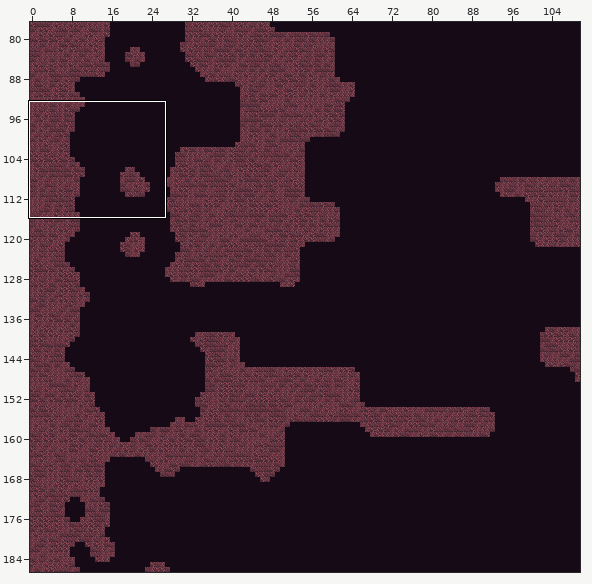
Two versions of a level (Tiled map, android/assets/maps/level1.tmx). The picture above shows the old version from afar; the outline marks the close-up.
Close-up. Before the edit:
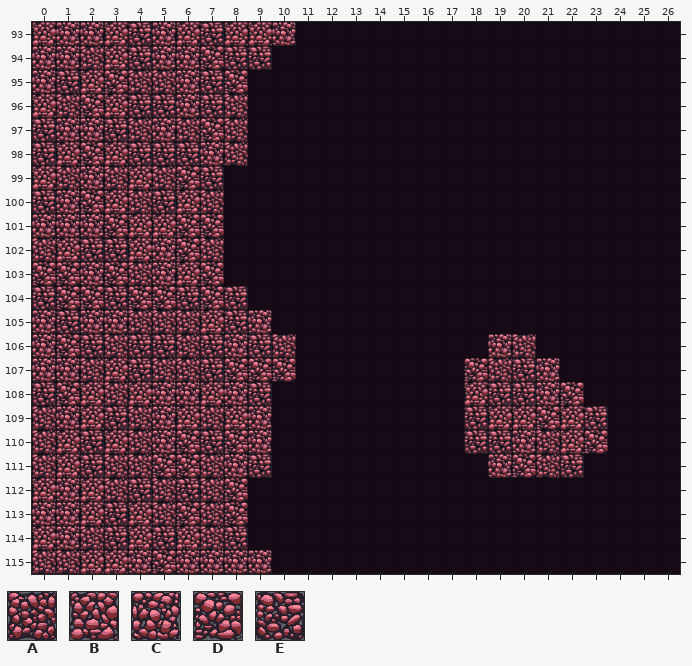
Cells are 64x64 px. Shown: x 0..26, y 93..115. The commit also changed other parts of the map, which this record leaves out.
Key: from "tileMapGutter": A 5, B 6, C 7, D 8, E 9.
_ is an empty cell.
Layers that did not change in this view are not listed.
Layer "terrain" before, first column x 0:
 93 BCCBECBEBBC________________
 94 CCABECCDEE_________________
 95 CEBDAACED__________________
 96 BADBEECEA__________________
 97 ECCEACADA__________________
 98 EBDBEEECA__________________
 99 BACABADE___________________
100 ECDBAEBA___________________
101 CCCDBBDD___________________
102 ABEEBCDA___________________
103 DDCDACBD___________________
104 EDDEDDEDE__________________
105 CECCAAABEC_________________
106 CDEAEEAECEA________CA______
107 CCABEAAEDDD_______DAEC_____
108 EDBABCCBCE________BEECD____
109 ACBEACBABC________EBBDBE___
110 ABEBACDEDC________EECABD___
111 ABEAADDACE_________CDAE____
112 BCBAEAEAD__________________
113 CCBEBADAD__________________
114 BCAEBEBAE__________________
115 AABBCDCCCC_________________
The same view after the edit:
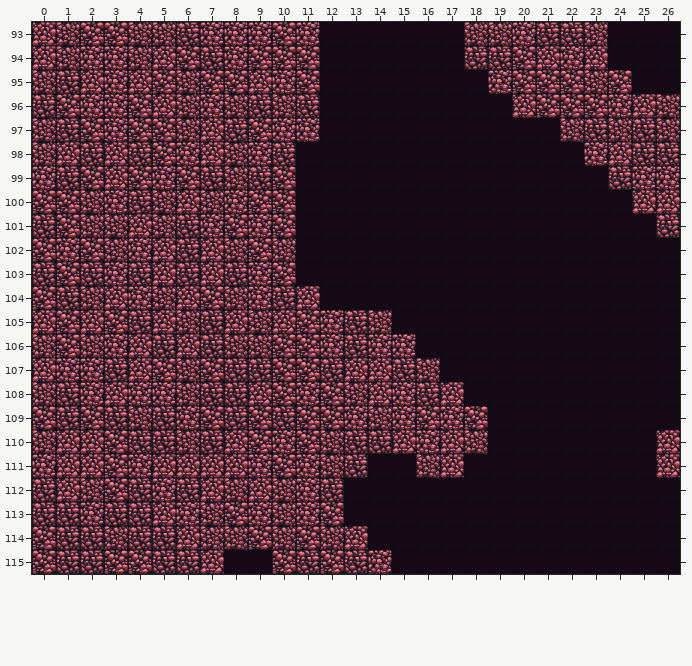
The exact change:
Layer "terrain":
y 93: x 1..11 CCBECBEBBC_ -> ADDAAECCCDC; x 18..23 ______ -> AACEEA
y 94: x 0..11 CCABECCDEE__ -> BACCABDECDDD; x 18..23 ______ -> EEDBCB
y 95: x 0 C -> A; x 3..7 DAACE -> CBDAD; x 9..11 ___ -> BCD; x 19..24 ______ -> CDDDAD
y 96: x 0..7 BADBEECE -> EDCCDBAC; x 9..11 ___ -> EAE; x 20..26 _______ -> BDDDCBA
y 97: x 0..5 ECCEAC -> AEDCDD; x 7..11 DA___ -> BEDCC; x 22..26 _____ -> AEAEA
y 98: x 0 E -> A; x 2 D -> E; x 5..7 EEC -> DCB; x 9..10 __ -> CE; x 23..26 ____ -> CBEE
y 99: x 0..5 BACABA -> CEDBDC; x 8..10 ___ -> AED; x 24..26 ___ -> ECC
y 100: x 0..5 ECDBAE -> DDACEA; x 8..10 ___ -> CDD; x 25..26 __ -> BB
y 101: x 0..3 CCCD -> EDAA; x 5..10 BDD___ -> AECDCD; x 26 _ -> E
y 102: x 0..10 ABEEBCDA___ -> DCDACBEBADA
y 103: x 0 D -> E; x 2..10 CDACBD___ -> ECEBEBECD
y 104: x 0..6 EDDEDDE -> DEABCAB; x 8..11 E___ -> ACEB
y 105: x 0..5 CECCAA -> BDBDEB; x 7..14 BEC_____ -> EBABDCEA
y 106: x 0 C -> A; x 2..4 EAE -> ACB; x 6 A -> B; x 8..15 CEA_____ -> AADDCECC; x 19..20 CA -> __
y 107: x 0 C -> B; x 2..5 ABEA -> CEBD; x 7..9 EDD -> DEE; x 11..16 ______ -> DEBBEA; x 18..21 DAEC -> ____
y 108: x 0..4 EDBAB -> AECBC; x 6..22 CBCE________BEECD -> AEEBDCDABCEB_____
y 109: x 0..2 ACB -> DED; x 5..23 CBABC________EBBDBE -> ECDEDEDDCACDCD_____
y 110: x 2..6 EBACD -> BDEEA; x 8..23 DC________EECABD -> BDCDAEEBCBA_____; x 26 _ -> B
y 111: x 0 A -> C; x 2..13 EAADDACE____ -> BDCBBBBCDCAE; x 16..17 __ -> AB; x 19..22 CDAE -> ____; x 26 _ -> B
y 112: x 0..3 BCBA -> EBAD; x 5 A -> C; x 7..12 AD____ -> BABACE
y 113: x 0..2 CCB -> EEC; x 4..6 BAD -> EBC; x 9..12 ____ -> CACD
y 114: x 0..4 BCAEB -> DEEAE; x 8..13 E_____ -> ADADAB
y 115: x 0..14 AABBCDCCCC_____ -> DEEDDEEB__DEDEC
Pixel boxes of the changes (left, top, right, bottom) in both close-ups:
changed: (32, 22, 680, 574)
